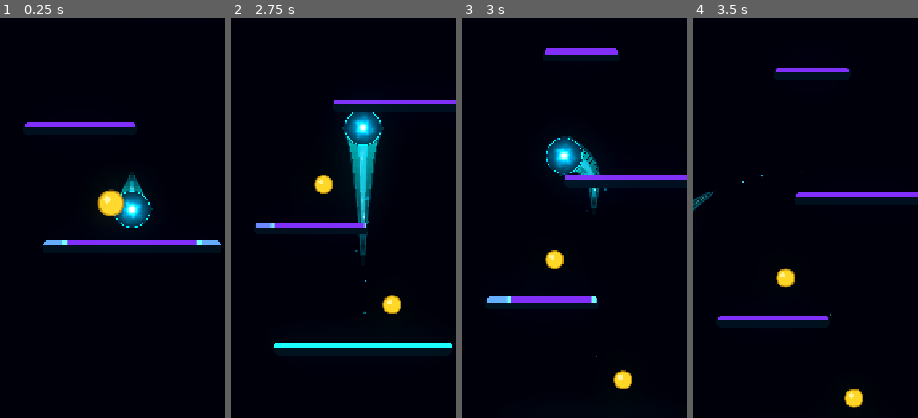
Above: before the commit, frames 1-4 (left to right).
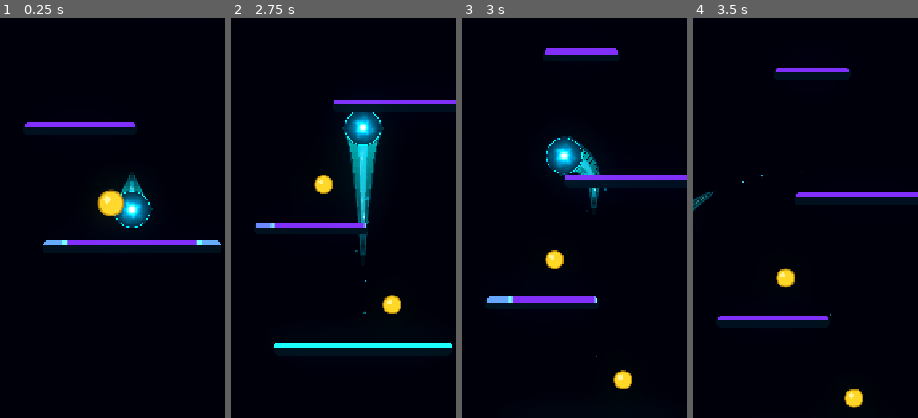
Above: after the commit, the same moments.

Repository: Kryodo/TowerJump
Game: Godot game, scene res://scenes/main.tscn
Same seed, same stepped clock (60 frames per second), same inputs: the game is played once before the commit and once after it.
Inputs (mouse positions are % of the whole screen's width and height, from its top left):
- Up to frame 1 (0.25 s): no input
- Up to frame 2 (2.75 s): move the mouse to (72, 45) at 0.52 s; hold Right (ui_right) 0.53-1.25 s; click (72, 45) at 0.67 s; drag from (30, 55) to (47, 31) at 1.27 s; click "Nochmal spielen" at 2 s
- Up to frame 3 (3 s): move the mouse to (60, 28) at 2.77 s; hold Left (ui_left) from 2.78 s (still down)
- Up to frame 4 (3.5 s): keep holding Left (ui_left)
The pictures show only the part of the screen within x 21-71%, y 29-79%; the shares and areas given below are measured in that part.

Frames 1-2 are identical in both runs. In frame 3, less than 0.1% of the frame differs, in the area x 19-60%, y 69-72%; in frame 4, nothing differs.

Commit message:
Restore stable landing feedback state from 49f51c8

Diff:
--- a/scripts/landing/landing_feedback_controller.gd
+++ b/scripts/landing/landing_feedback_controller.gd
@@ -26,18 +26,6 @@
 const LANDING_FEEDBACK_TARGET_META := "_towerjump_landing_feedback_target"
 
 const TARGET_SWITCH_DY_MARGIN := 36.0
-const TARGET_SWITCH_TIME_MARGIN := 0.08
-
-# Wild left/right input is deliberately filtered for FEEDBACK PREDICTION ONLY.
-# Ball physics continue to receive the real input unchanged.
-const FEEDBACK_STEERING_RESPONSE := 18.0
-const FEEDBACK_STEERING_REVERSAL_RESPONSE := 7.0
-const FEEDBACK_STEERING_RELEASE_RESPONSE := 12.0
-
-# Once landing is close, the already-selected platform gets a short commitment
-# window. Ambiguity should hold the visual state instead of causing a reset.
-const LATE_LANDING_COMMIT_TIME := 0.45
-const LATE_LANDING_LOSS_GRACE := 0.18
 
 # Visual timing behavior preserved from the current tested prototype.
 const APPROACH_TIME_BUFFER_MAX := 0.14
@@ -49,9 +37,6 @@
 var _ball: CharacterBody2D = null
 var _approach_target: Node2D = null
 var _retracting_targets: Array[Node2D] = []
-
-var _feedback_steering_input: float = 0.0
-var _target_loss_elapsed: float = 0.0
 
 func _ready() -> void:
 	_ball = get_node_or_null(ball_path) as CharacterBody2D
@@ -78,32 +63,8 @@
 		if _ball == null:
 			return
 
-	_update_feedback_steering(delta)
 	_update_landing_target(delta)
 	_update_retracting_targets(delta)
-
-func _update_feedback_steering(delta: float) -> void:
-	var raw_input: float = clampf(
-		float(_ball.input_direction),
-		-1.0,
-		1.0
-	)
-
-	var response := FEEDBACK_STEERING_RELEASE_RESPONSE
-	if absf(raw_input) > 0.01:
-		if (
-			absf(_feedback_steering_input) > 0.01
-			and signf(raw_input) != signf(_feedback_steering_input)
-		):
-			response = FEEDBACK_STEERING_REVERSAL_RESPONSE
-		else:
-			response = FEEDBACK_STEERING_RESPONSE
-
-	_feedback_steering_input = move_toward(
-		_feedback_steering_input,
-		raw_input,
-		response * delta
-	)
 
 func _update_landing_target(delta: float) -> void:
 	var prediction := _get_stable_landing_prediction()
@@ -137,15 +98,12 @@
 	var predicted_x := float(prediction.get("predicted_x", _approach_target.global_position.x))
 	var edge_factor := float(prediction.get("edge_factor", 0.0))
 
-	if bool(prediction.get("uncertain", false)):
-		_approach_target.stabilize_landing_approach_feedback(delta)
-	else:
-		_approach_target.set_landing_approach_feedback(
-			time_to_land,
-			predicted_x,
-			edge_factor,
-			delta
-		)
+	_approach_target.set_landing_approach_feedback(
+		time_to_land,
+		predicted_x,
+		edge_factor,
+		delta
+	)
 
 	landing_approach_updated.emit(
 		_approach_target,
@@ -191,8 +149,6 @@
 		)
 
 		if not current_prediction.is_empty():
-			_target_loss_elapsed = 0.0
-
 			if best_prediction.is_empty():
 				return current_prediction
 
@@ -206,46 +162,11 @@
 			var best_dy: float = (
 				best_target.global_position.y - _ball.global_position.y
 			)
-			var current_time: float = float(
-				current_prediction.get("time_to_land", INF)
-			)
-			var best_time: float = float(
-				best_prediction.get("time_to_land", INF)
-			)
-
-			# Normal hysteresis: a tiny trajectory change must not swap targets.
+
+			# Keep the existing target unless another platform is clearly better.
+			# This prevents tiny trajectory changes from moving the neon target.
 			if best_dy >= current_dy - TARGET_SWITCH_DY_MARGIN:
 				return current_prediction
-
-			# Late commitment: once the current target is close to landing, keep
-			# its identity unless another target is materially better in BOTH
-			# vertical distance and landing time.
-			if current_time <= LATE_LANDING_COMMIT_TIME:
-				var materially_better := (
-					best_dy < current_dy - TARGET_SWITCH_DY_MARGIN
-					and best_time + TARGET_SWITCH_TIME_MARGIN < current_time
-				)
-				if not materially_better:
-					return current_prediction
-
-			return best_prediction
-
-		# The current target became briefly unresolvable. Hold its last known
-		# landing prediction for a short grace window instead of immediately
-		# flipping the platform into a retraction/reset.
-		_target_loss_elapsed += get_physics_process_delta_time()
-		if _target_loss_elapsed <= LATE_LANDING_LOSS_GRACE:
-			var held_prediction: Dictionary = {
-				"platform": stable_target,
-				"time_to_land": 0.0,
-				"predicted_x": _ball.global_position.x,
-				"local_x": 0.0,
-				"edge_factor": 0.0,
-				"uncertain": true,
-			}
-			return held_prediction
-
-	_target_loss_elapsed = 0.0
 
 	if not best_prediction.is_empty():
 		_ball.set_meta(
@@ -256,7 +177,6 @@
 		_ball.set_meta(LANDING_FEEDBACK_TARGET_META, null)
 
 	return best_prediction
-
 
 func _get_platform_prediction(
 	ball: CharacterBody2D,
@@ -333,7 +253,6 @@
 		"predicted_x": predicted_x,
 		"local_x": local_x,
 		"edge_factor": edge_factor,
-		"feedback_steering": _feedback_steering_input,
 	}
 
 func _predict_horizontal_displacement(
@@ -344,7 +263,11 @@
 		return 0.0
 
 	var initial_velocity: float = float(ball.velocity.x)
-	var steering_input: float = _feedback_steering_input
+	var steering_input: float = clampf(
+		float(ball.input_direction),
+		-1.0,
+		1.0
+	)
 	var max_speed: float = float(ball.max_horizontal_speed)
 
 	if max_speed <= 0.0:
